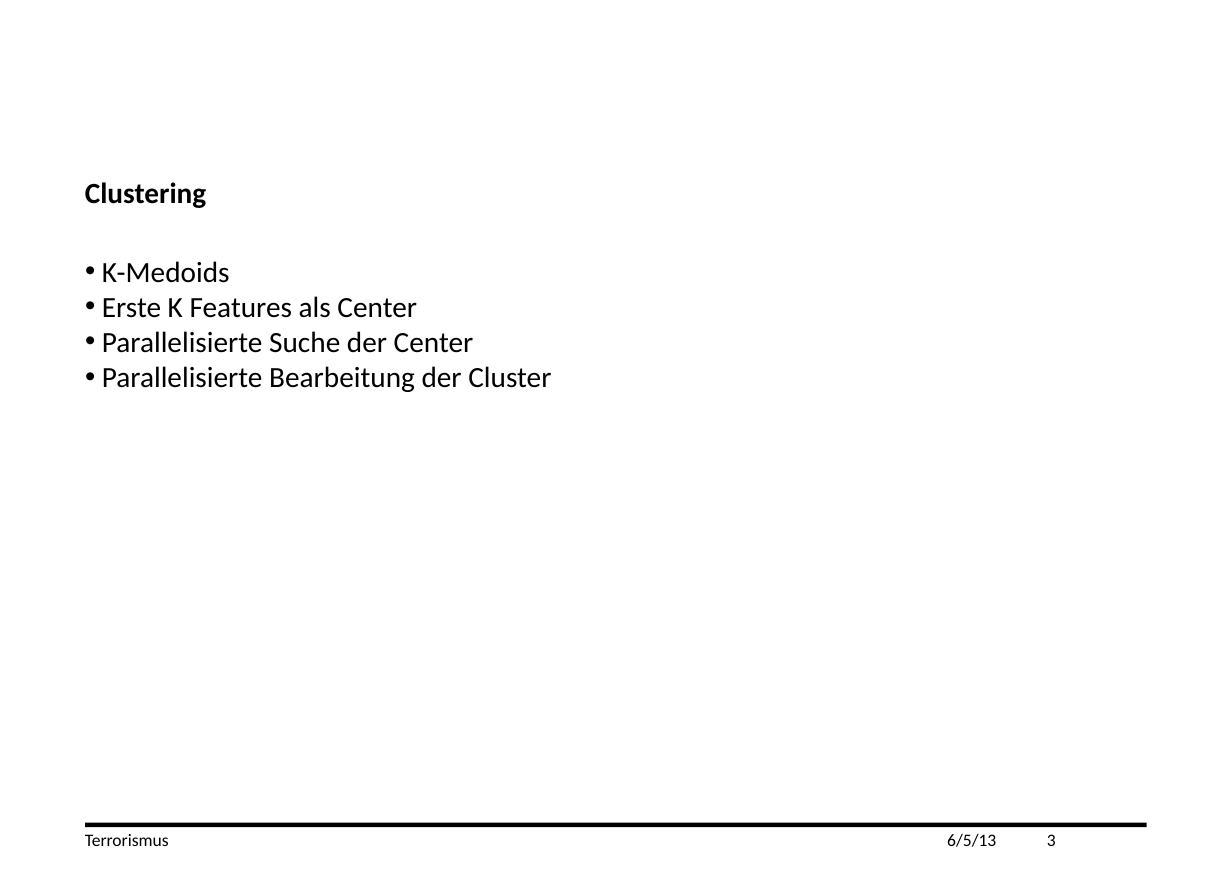
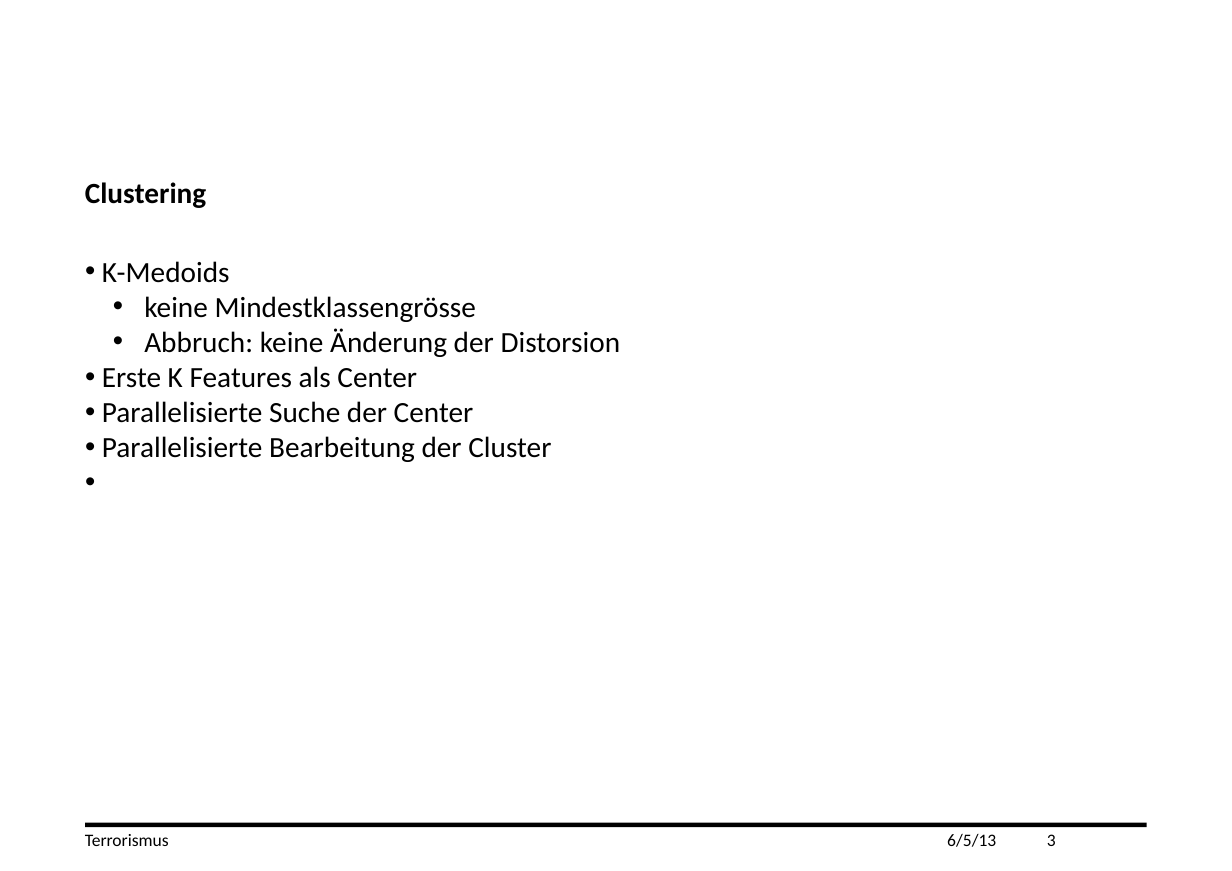
Before and after one commit to mat1/cbir, a slide deck: slide 3 of Contest.pptx. Drawn at 1232x871 pixels with LibreOffice and Linux fonts; fonts in the diff are those of the drawing; background and template pictures are left out. Boxes give left, top, right and bottom in pixels: in the first picture for what was removed or moved away, otherwise in the second. Text is boxed around its words. In the diff, an @@ line names an element or a change of style, - is before the commit and + after.

```diff
--- a/Contest.pptx
+++ b/Contest.pptx
@@ text at [144, 296, 621, 357]: paragraphs added @@
+  • keine Mindestklassengrösse
+  • Abbruch: keine Änderung der Distorsion
```
Also in this commit, not shown: 1 slide added.
